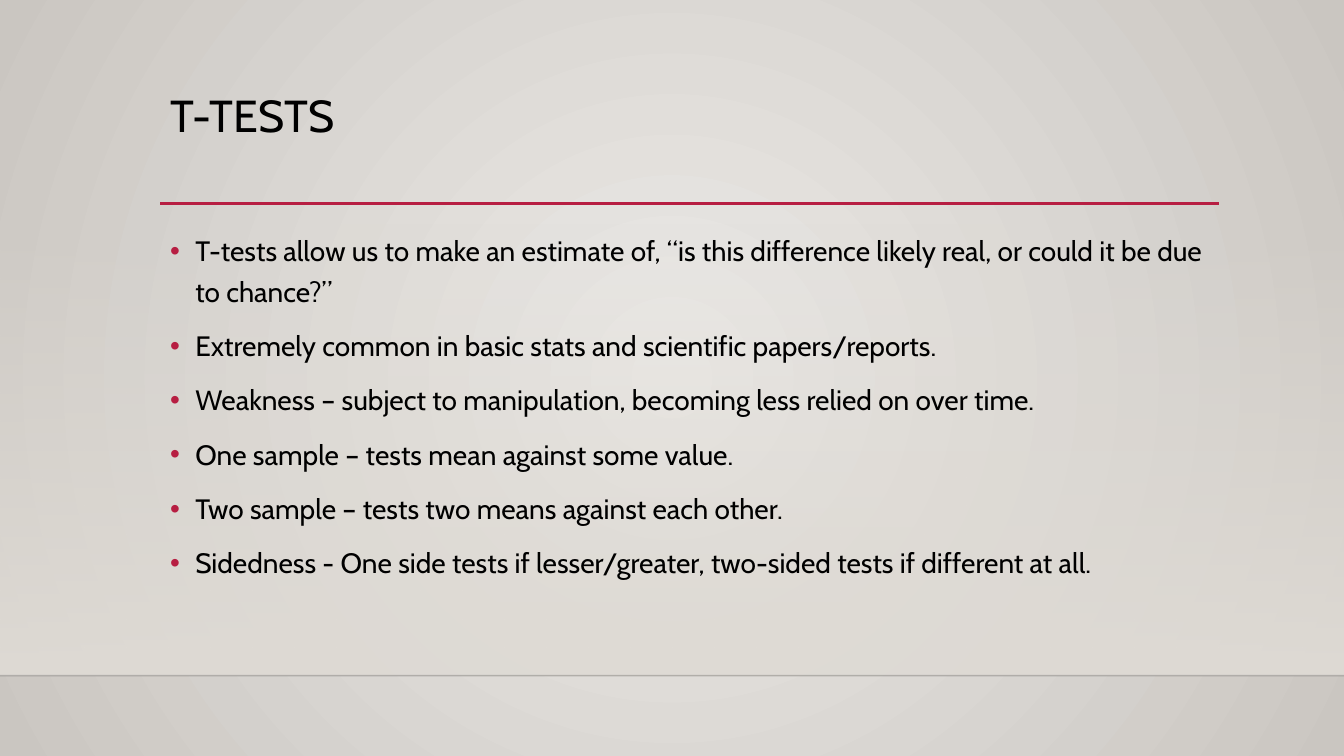
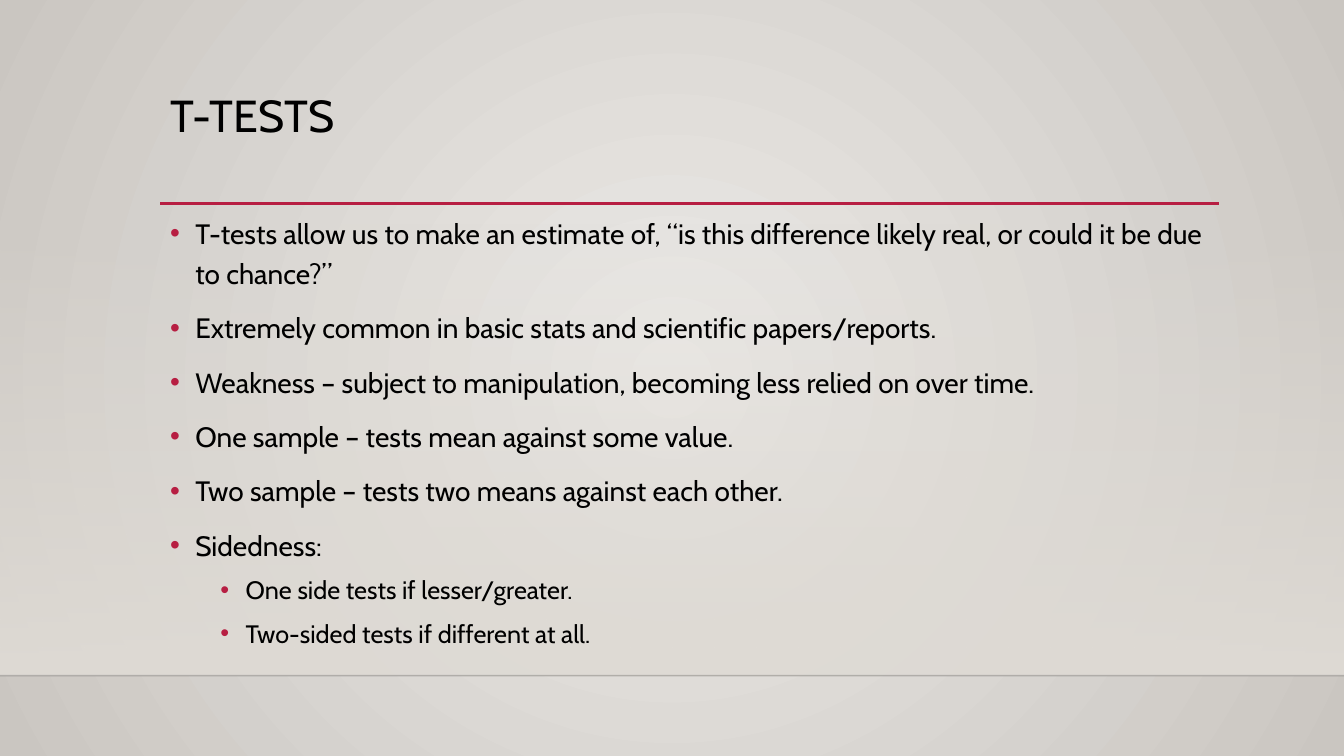
Before and after one commit to AkeemSemper/Basic_Stats_in_Python_Student_Workbooks, a slide deck: slide 9 of reference_material/slides/018_Hypothesis_Test.pptx (slide 8 before the commit). Drawn at 1344x756 pixels with LibreOffice and Linux fonts; fonts in the diff are those of the drawing; background and template pictures are left out. Boxes give left, top, right and bottom in pixels: in the first picture for what was removed or moved away, otherwise in the second. Text is boxed around its words. In the diff, an @@ line names an element or a change of style, - is before the commit and + after.

```diff
--- a/reference_material/slides/018_Hypothesis_Test.pptx
+++ b/reference_material/slides/018_Hypothesis_Test.pptx
@@ text "T-tests allow us to make ..." moved from (x1=195, y1=240, x2=1202, y2=580) to (x1=195, y1=223, x2=1202, y2=644) @@
@@ text at (x1=195, y1=535, x2=590, y2=644): text changed; size 20 to 18 pt @@
-• Sidedness - One side tests if lesser/greater, two-sided tests if different at all.
+• Sidedness:
+  • One side tests if lesser/greater.
+  • Two-sided tests if different at all.
```
Also in this commit, not shown: 7 other slides changed, 1 slide added, 12 other files.
